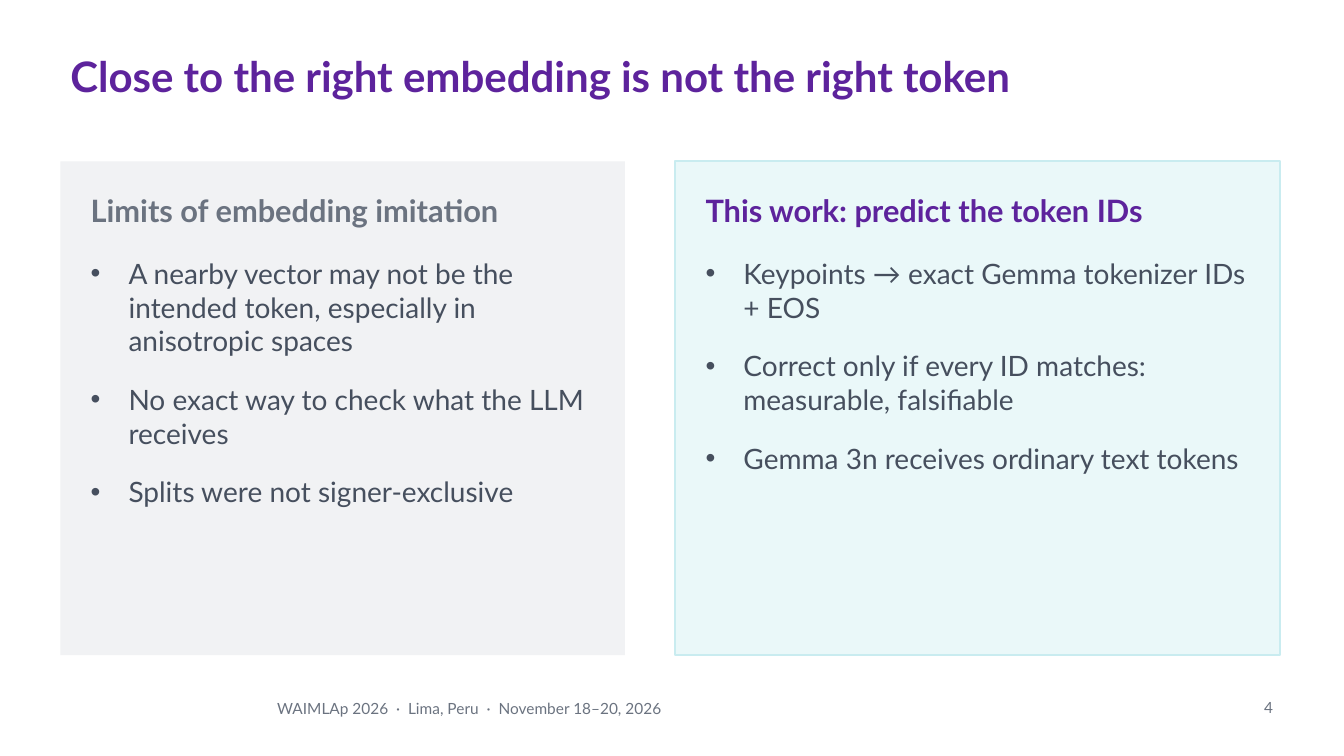
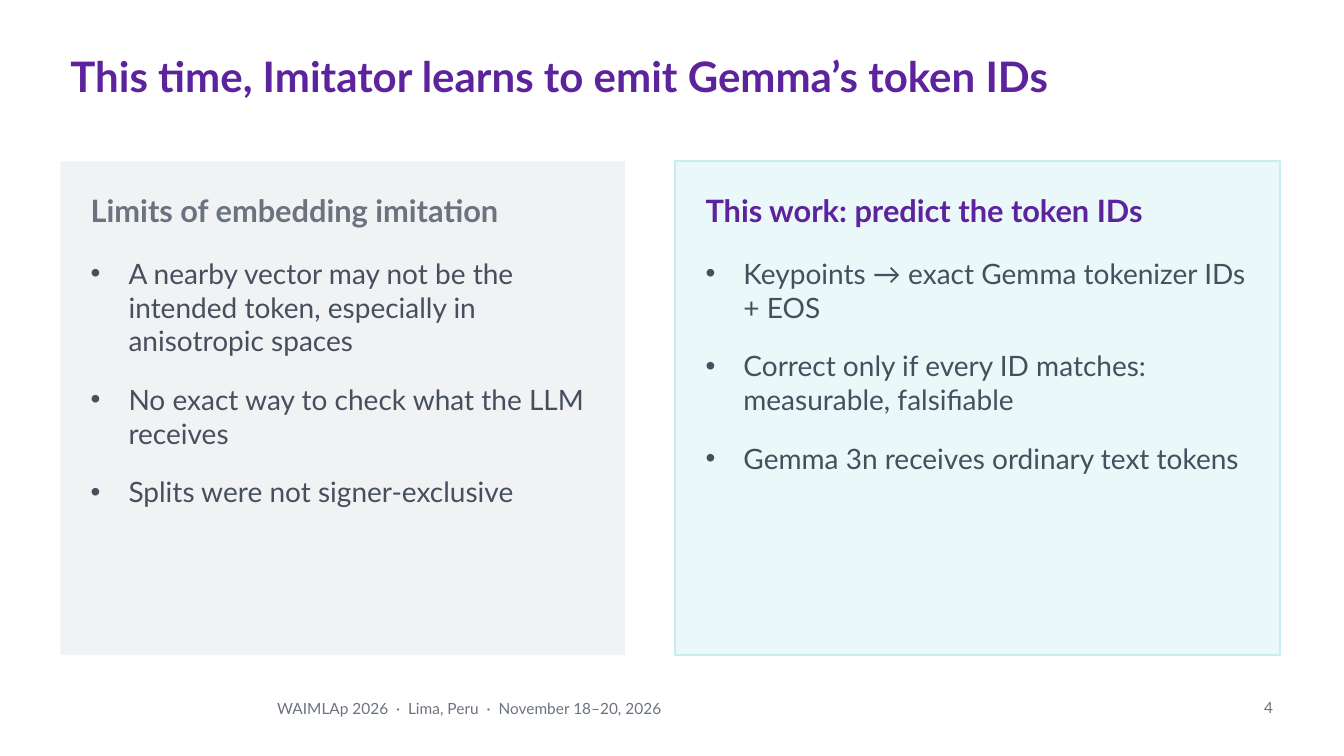
Before and after one commit to Percep3/Imitator, a slide deck: slide 4 of presentation/waimlap2026/imitator_waimlap2026.pptx. Drawn at 1344x756 pixels with LibreOffice and Linux fonts; fonts in the diff are those of the drawing; background and template pictures are left out. Boxes give left, top, right and bottom in pixels: in the first picture for what was removed or moved away, otherwise in the second. Text is boxed around its words. In the diff, an @@ line names an element or a change of style, - is before the commit and + after.

Commit message:
Tell the original Imitator story in the WAIMLAp talk

```diff
--- a/presentation/waimlap2026/imitator_waimlap2026.pptx
+++ b/presentation/waimlap2026/imitator_waimlap2026.pptx
@@ title at (x1=70, y1=60, x2=1048, y2=98): text changed @@
-Close to the right embedding is not the right token
+This time, Imitator learns to emit Gemma’s token IDs
```
Also in this commit, not shown: 5 other slides changed, 1 slide added, 1 slide removed, 3 other files.
